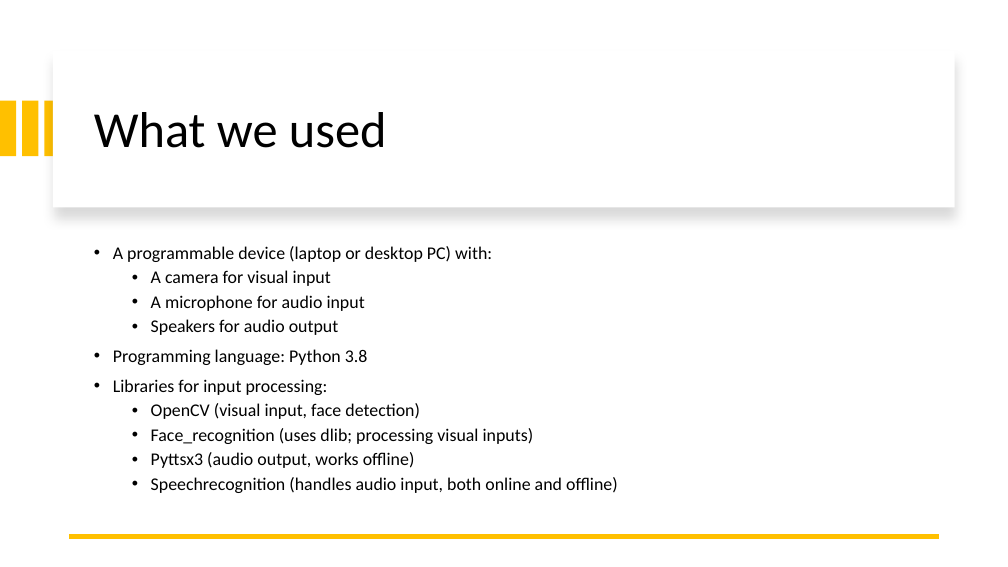
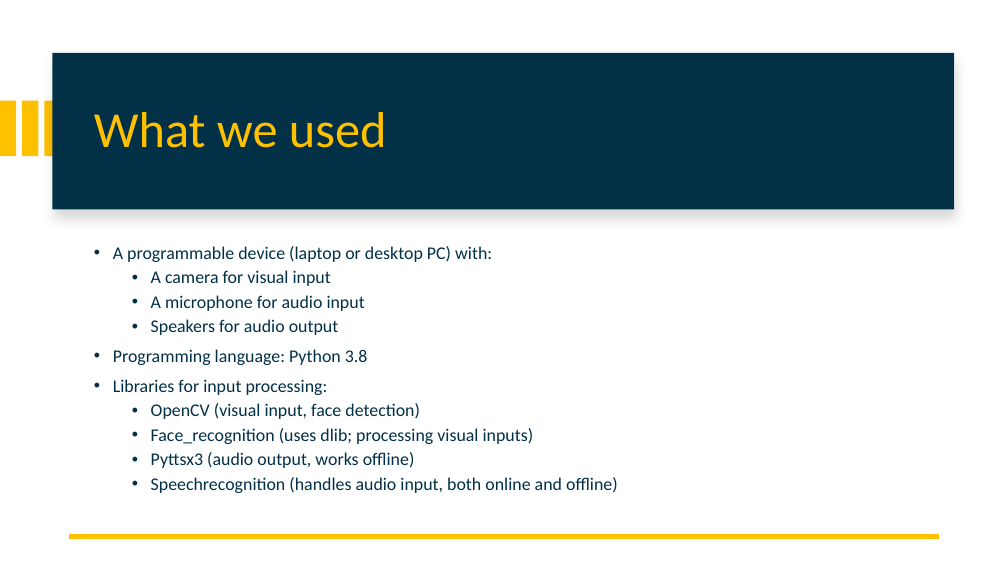
Before and after one commit to attennig/MultimodalMultiuserHomeAssistant, a slide deck: slide 5 of Multimodal personalized multiuser Home Assistant.pptx (slide 4 before the commit). Drawn at 1008x567 pixels with LibreOffice and Linux fonts; fonts in the diff are those of the drawing. Boxes give left, top, right and bottom in pixels: in the first picture for what was removed or moved away, otherwise in the second. Text is boxed around its words. In the diff, an @@ line names an element or a change of style, - is before the commit and + after.

```diff
--- a/Multimodal personalized multiuser Home Assistant.pptx
+++ b/Multimodal personalized multiuser Home Assistant.pptx
@@ rectangle added at <box>52,53,954,209</box>, fill #023047 @@
@@ title "What we used" at <box>94,112,387,148</box>: text colour #000000 to #FFC000 @@
@@ text "A programmable device (laptop or ..." at <box>113,246,618,493</box>: text colour #000000 to #023047 @@
```
Also in this commit, not shown: 4 other slides changed, 1 slide added.
